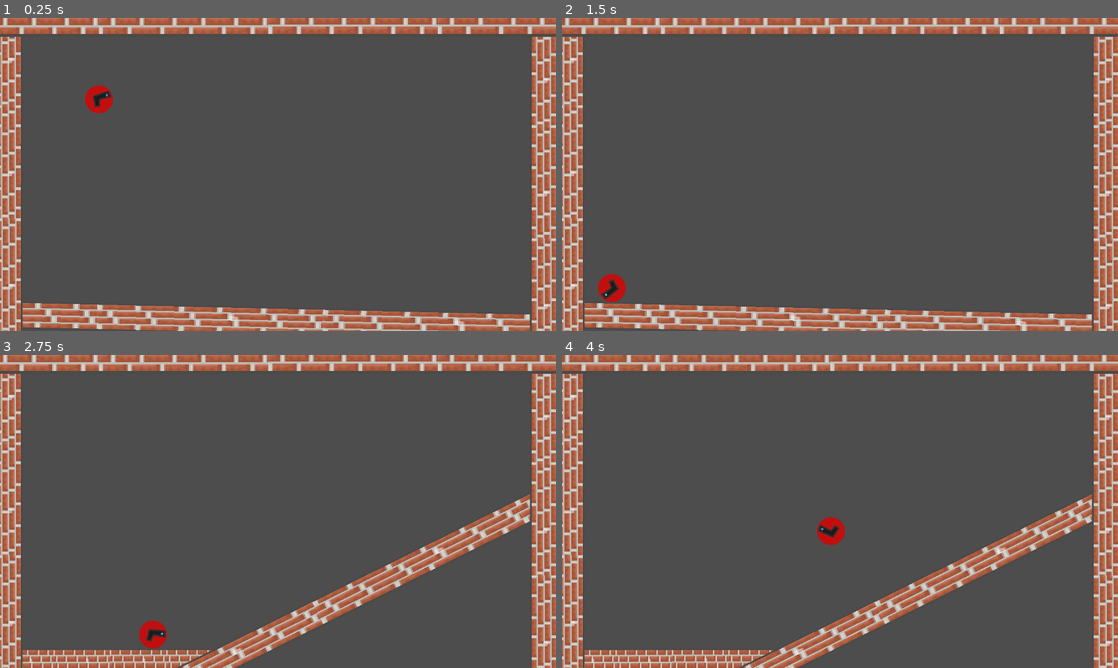
Above: before the commit, frames 1-4 (two rows, left to right).
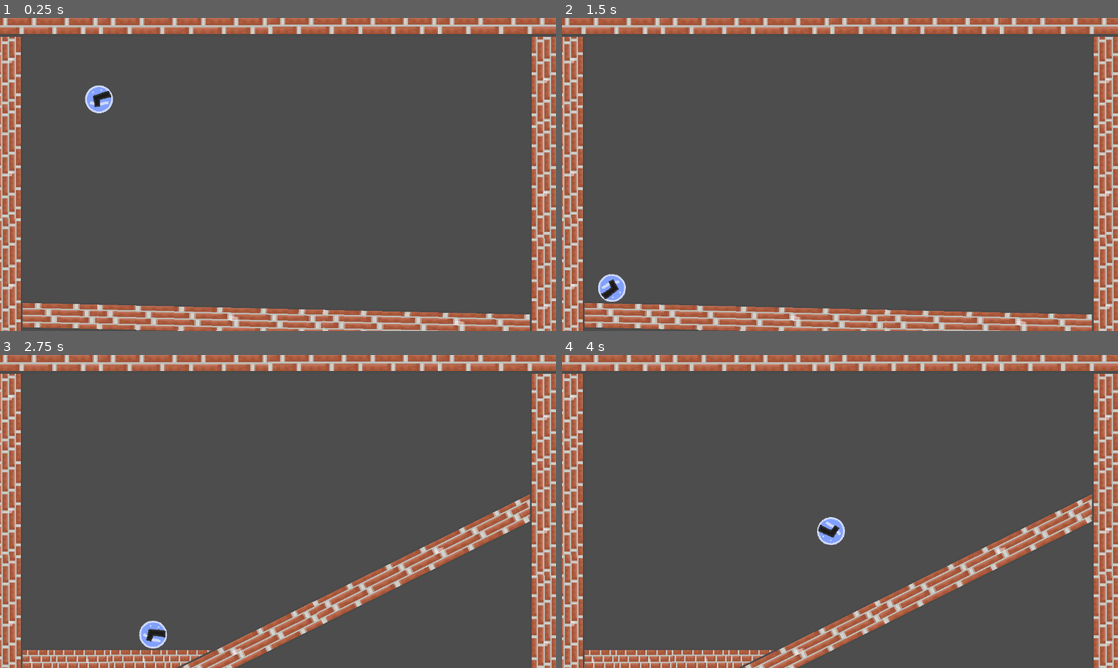
Above: after the commit, the same moments.

Repository: TobleroneBill/MiniJamFusion
Game: Godot game, scene res://Levels/Test.tscn
Two runs of this game, one before a commit and one after it. Both use one fixed random seed, a clock stepped at 60 frames per second and the inputs below. The engine's default icon, where the game draws it, is replaced by a stand-in: a white triangle on a blue panel in a dark square.
Inputs:
- Up to frame 1 (0.25 s): no input
- Up to frame 2 (1.5 s): hold D (right) 0.53-1.28 s; tap Space (Shoot) at 0.6 s; tap Shift (travel) at 0.8, 1.35 s; hold A (left) from 1.28 s (still down)
- Up to frame 3 (2.75 s): tap Space (Shoot) at 1.55, 2.1 s; release A (left) at 2.03 s; hold D (right) from 2.03 s (still down); tap Shift (travel) at 2.3 s
- Up to frame 4 (4 s): tap Shift (travel) at 2.85, 3.8 s; tap Space (Shoot) at 3.05, 3.6 s; release D (right) at 3.53 s; hold A (left) from 3.53 s (still down)

The runs differ from the first frame. In frame 1, 0.3% of the frame differs, in the area x 15-21%, y 21-31%; in frame 2, 0.3%, in the area x 6-12%, y 81-91%; in frame 3, 0.3%; in frame 4, 0.3%.

Commit message:
Better graphics + TimeTravel code

Diff:
--- a/Levels/Test.gd
+++ b/Levels/Test.gd
@@ -6,32 +6,46 @@
 	print("timetravel")
 	# switch to past
 
+
+	# this should probably go in some function
 	if present:
 		for node in $Present.get_children():
-			node.add_collision_exception_with($Player)
+			for child in node.get_children():
+				if child.name == "CollisionShape2D":
+					print('disabled: ' + child.name)
+					child.disabled = true
+
 			node.visible = false
 
 		for node in $Past.get_children():
-			node.remove_collision_exception_with($Player)
+			for child in node.get_children():
+				if child.name == "CollisionShape2D":
+					print('enabled: ' + child.name)
+					child.disabled = false
 			node.visible = true
-		present = !present
-
 	else:
 		for node in $Past.get_children():
 			node.visible = false
-			node.add_collision_exception_with($Player)
+			for child in node.get_children():
+				if child.name == "CollisionShape2D":
+					print('disabled: ' + child.name)
+					child.disabled = true
 
 		for node in $Present.get_children():
-			node.remove_collision_exception_with($Player)
+			for child in node.get_children():
+				if child.name == "CollisionShape2D":
+					print('enabled: ' + child.name)
+					child.disabled = false
 			node.visible = true
 
-		present = !present
+	present = !present
 
 
 
 func _ready():
 	TimeTravel()
 
+
 func _process(delta):
 	if Input.is_key_pressed(KEY_ESCAPE):
 		get_tree().quit()
--- a/Levels/Test.tscn
+++ b/Levels/Test.tscn
@@ -1,8 +1,9 @@
-[gd_scene load_steps=4 format=3 uid="uid://57b4syqnc5nk"]
+[gd_scene load_steps=5 format=3 uid="uid://57b4syqnc5nk"]
 
 [ext_resource type="Script" path="res://Levels/Test.gd" id="1_kcgyu"]
 [ext_resource type="PackedScene" uid="uid://b0f86cjow44xr" path="res://Player/player.tscn" id="1_ljb5v"]
 [ext_resource type="PackedScene" uid="uid://5qe50yopjxvx" path="res://LevelObjects/Wall/Wall.tscn" id="2_imt66"]
+[ext_resource type="PackedScene" uid="uid://dnvs2j4qt7mdj" path="res://Player/bullet.tscn" id="4_csukc"]
 
 [node name="Level" type="Node"]
 script = ExtResource("1_kcgyu")
@@ -43,3 +44,6 @@
 [node name="StaticBody2D5" parent="." instance=ExtResource("2_imt66")]
 position = Vector2(606, -5)
 scale = Vector2(3, 1.5)
+
+[node name="Bullet" parent="." instance=ExtResource("4_csukc")]
+position = Vector2(371, 378)
--- /dev/null
+++ b/Player/bullet.gd
@@ -0,0 +1,13 @@
+extends Area2D
+
+@export var speed: int = 10
+@export var dir: Vector2 = Vector2(10,10)
+
+
+
+func _physics_process(delta):
+	position += dir * speed
+	pass
+
+func _on_body_entered(body):
+	queue_free()
--- /dev/null
+++ b/Player/bullet.tscn
@@ -0,0 +1,21 @@
+[gd_scene load_steps=4 format=3 uid="uid://dnvs2j4qt7mdj"]
+
+[ext_resource type="Script" path="res://Player/bullet.gd" id="1_bnmte"]
+[ext_resource type="Texture2D" uid="uid://dxho4h2o4ubid" path="res://Player/Bullet.png" id="1_s0ts2"]
+
+[sub_resource type="CircleShape2D" id="CircleShape2D_xujlv"]
+radius = 11.0
+
+[node name="Area2D" type="Area2D"]
+script = ExtResource("1_bnmte")
+speed = 25
+dir = Vector2(1, 1)
+
+[node name="Sprite2D" type="Sprite2D" parent="."]
+texture = ExtResource("1_s0ts2")
+
+[node name="CollisionShape2D" type="CollisionShape2D" parent="."]
+shape = SubResource("CircleShape2D_xujlv")
+
+[connection signal="area_entered" from="." to="." method="_on_area_entered"]
+[connection signal="body_entered" from="." to="." method="_on_body_entered"]
--- a/Player/player.gd
+++ b/Player/player.gd
@@ -1,16 +1,17 @@
 extends RigidBody2D
 
 @onready var raycast = $RemoteTransform2D/RayCast2D
+@onready var endpos = $RemoteTransform2D/RayCast2D/Node2D
 @onready var transformer = $RemoteTransform2D
-
+@onready var SE = $AudioStreamPlayer2D
 
 @export var movespeed: int = 5000
 @export var Recoil: int = -100
 
+var bullet = preload("res://Player/bullet.tscn")
+
 
 func _physics_process(delta):
-	#raycast.draw_dashed_line(raycast.position,raycast.target_position,Color(255,255,255),5)
-	#raycast.draw_line(raycast.position,raycast.target_position,Color(255,255,255),5)
 	if Input.is_action_pressed("left"):
 		apply_torque(-movespeed)
 
@@ -18,12 +19,21 @@
 		apply_torque(movespeed)
 
 	if Input.is_action_just_pressed("Shoot"):
-		print('RaycastPos: ' + str(raycast.global_position))
-		print('globalPos: ' + str(global_position))
+
+
 		var actualPos = Vector2(raycast.global_position.x - global_position.x,raycast.global_position.y - global_position.y)
-		print(global_position + actualPos)
 		apply_impulse(-actualPos * Recoil,actualPos)
+
+		var spawned = bullet.instantiate()
+		spawned.position = endpos.global_position
+		spawned.dir = actualPos.normalized()
+
+		get_parent().add_child(spawned)
+		SE.play()
+
+
 		print('Shoots')
 
+	# Sets the level to use its own adjustment function that changes the level dynamically
 	if Input.is_action_just_pressed("travel"):
 		get_parent().TimeTravel()
--- a/Player/player.tscn
+++ b/Player/player.tscn
@@ -2,7 +2,7 @@
 
 [ext_resource type="Script" path="res://Player/player.gd" id="1_tak4j"]
 [ext_resource type="Texture2D" uid="uid://cp4okn1pi5lms" path="res://Player/Player2.png" id="2_6pyec"]
-[ext_resource type="Texture2D" uid="uid://c5lfyt8i75lnp" path="res://icon.svg" id="3_jfflf"]
+[ext_resource type="AudioStream" uid="uid://h0pwbjhwylwx" path="res://Player/Gunshot.mp3" id="3_l7yki"]
 
 [sub_resource type="CircleShape2D" id="CircleShape2D_n0fcg"]
 radius = 33.0606
@@ -26,6 +26,8 @@
 position = Vector2(18, -10)
 target_position = Vector2(25, -9)
 
-[node name="Sprite2D" type="Sprite2D" parent="RemoteTransform2D/RayCast2D"]
-scale = Vector2(0.05, 0.05)
-texture = ExtResource("3_jfflf")
+[node name="Node2D" type="Node2D" parent="RemoteTransform2D/RayCast2D"]
+position = Vector2(24, -8)
+
+[node name="AudioStreamPlayer2D" type="AudioStreamPlayer2D" parent="."]
+stream = ExtResource("3_l7yki")
Binary file added: Player/Bullet.png
Not shown, added: Player/Bullet.png.import
Not shown, added: Player/Gunshot.mp3.import
Binary file changed: Player/Player2.png
Not shown, added: Player/Bullet.psd
Not shown, added: Player/Gunshot.mp3
Not shown, changed: Player/Player.psd
